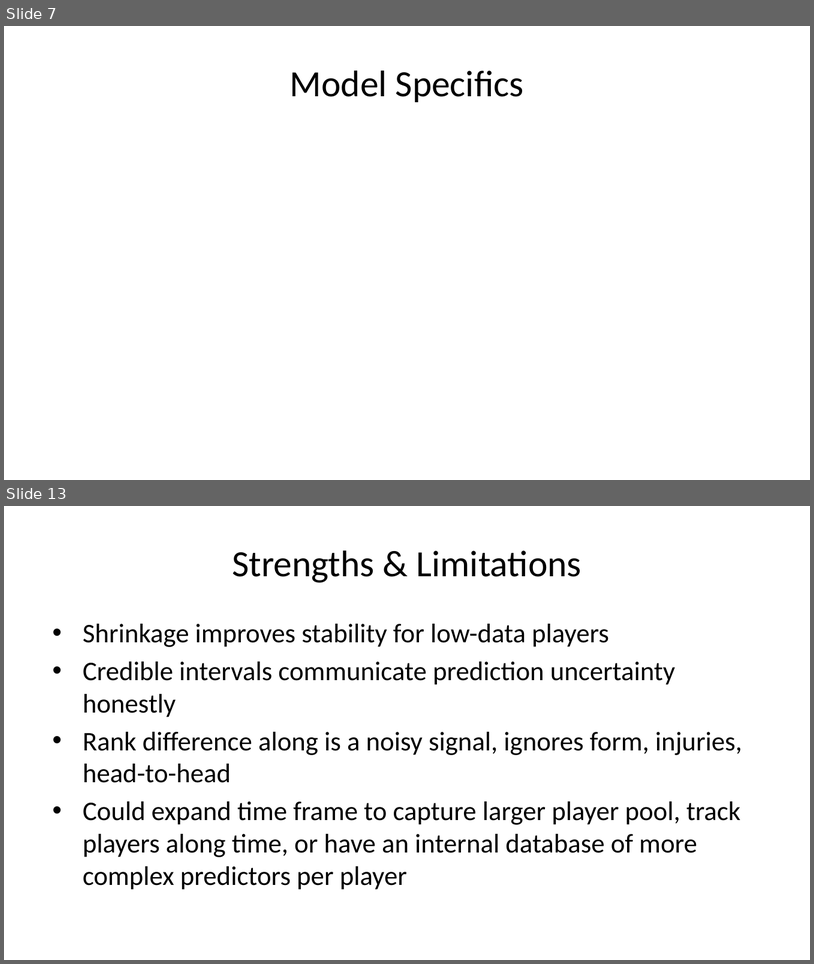
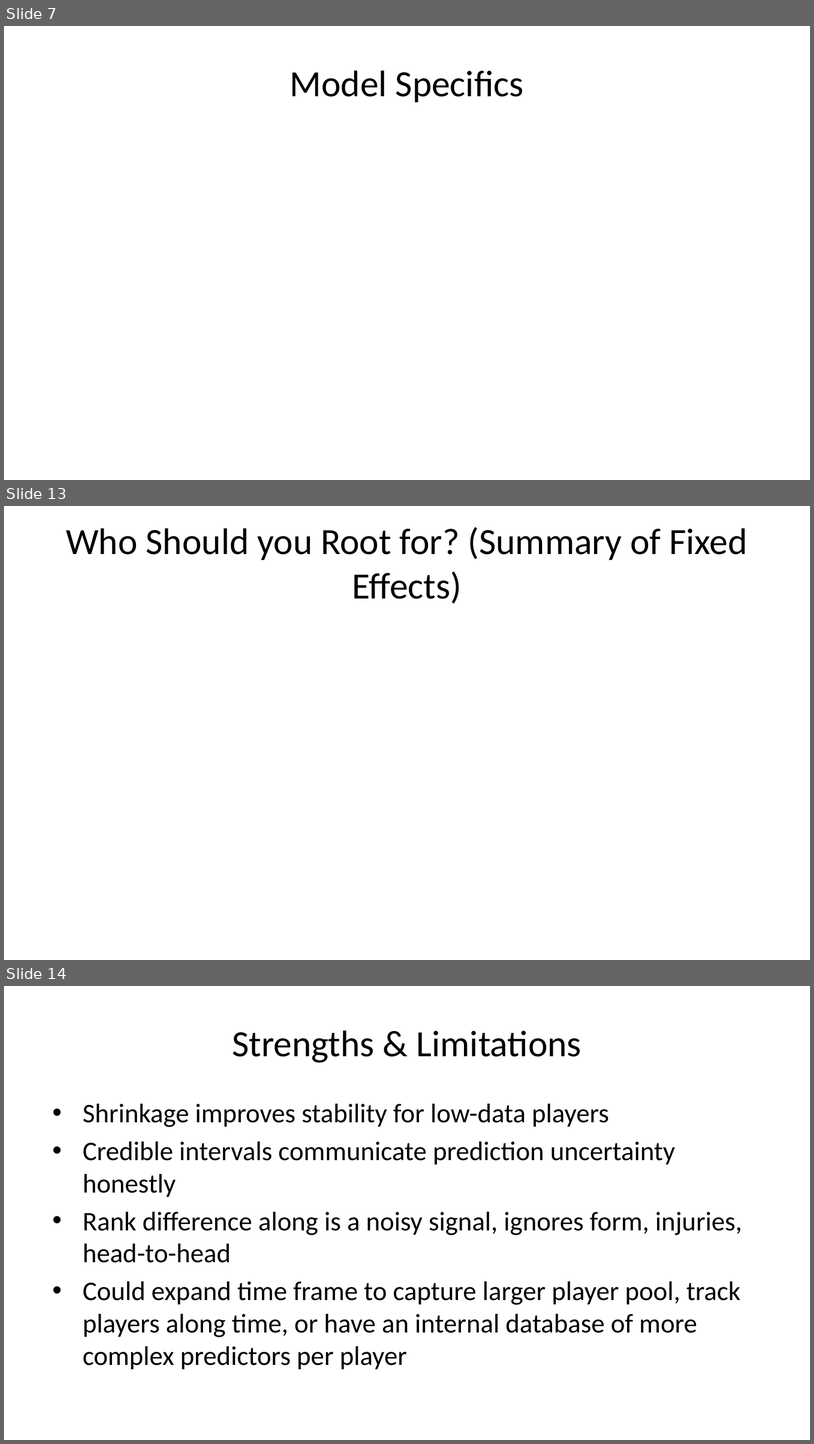
Before and after one commit to ryan-merser/ST540_Bayes, a slide deck: Presentation_files/Presentation2.pptx. Shown one above the other, each under a label of ours: slides 7 and 13 before the commit, slides 7, 13 and 14 after it; the slides between them are not shown. The pictures are 814x964 and 814x1444 pixels, drawn with LibreOffice and Linux fonts; fonts in the diff are those of the drawing. Boxes give left, top, right and bottom in pixels: in the first picture for what was removed or moved away, otherwise in the second. Text is boxed around its words. In the diff, an @@ line names an element or a change of style, - is before the commit and + after.

```diff
--- a/Presentation_files/Presentation2.pptx
+++ b/Presentation_files/Presentation2.pptx
@@ slide 13 added at [4,506,810,960], background #FFFFFF @@
@@ title added at [66,527,747,604], 33 pt, text #000000 @@
+Who Should you Root for? (Summary of Fixed Effects)
@@ what was slide 13 is now slide 14 @@
```
Also in this commit, not shown: 4 slides changed, 4 other slides added, 2 slides removed, 7 other files.
